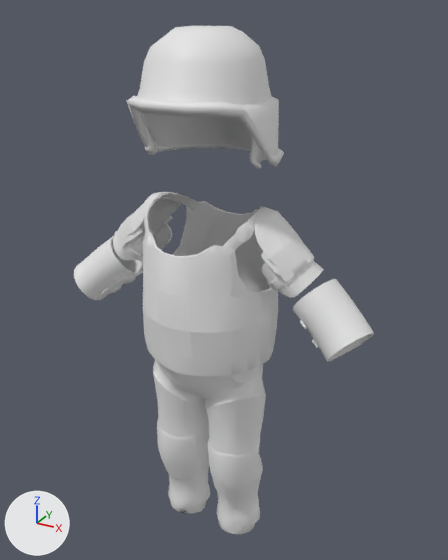
Before and after pictures for a commit that changed the FBX model models/outfits/outfit_knight.fbx.
One viewpoint serves both versions: a 50 mm camera at (0.377, -0.656, 0.765) aimed at (0.008, 0.017, 0.428). The lights are fixed; the arrows at lower left show +X, +Y and +Z. Materials are left out; every surface is plain grey. Where no turn or scale is listed for an object, it has been applied to the vertices. Vertices at the same position are counted once.

The first picture shows 'renderMesh1.001'.
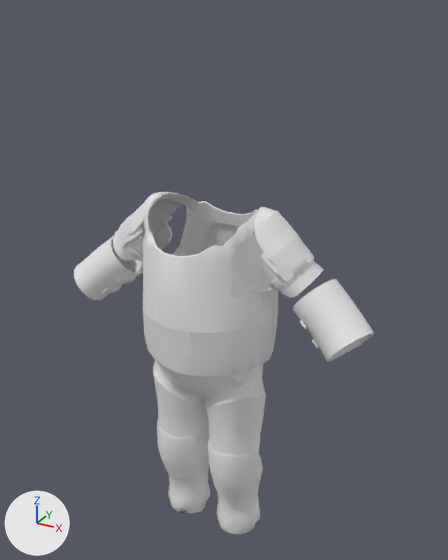
Location of each change, [x1, y1, x2, y2] in pixels of the pictures (448 x 560 px):
'renderMesh1.001', reshaped (33% shorter)
    before: [74, 26, 374, 534]
    after: [74, 192, 374, 534]
part 1 of me_rendermeshshape1_001, deleted
    before: [137, 26, 279, 154]
part 2 of me_rendermeshshape1_001, deleted
    before: [127, 96, 284, 167]
part 3 of me_rendermeshshape1_001, deleted
    before: [249, 138, 267, 169]
part 4 of me_rendermeshshape1_001, deleted
    before: [144, 124, 158, 155]

The change, as a diff of the scene's bpy script:
```diff
--- a/models/outfits/outfit_knight.fbx.py
+++ b/models/outfits/outfit_knight.fbx.py
@@ me_rendermeshshape1_001 @@
 me_rendermeshshape1_001.from_pydata(...)  # 2337 vertices, 4283 faces; spans x -0.22..0.22, y -0.103..0.085, z 0.026..0.746
 # used by ob_rendermesh1_001; location = (0.0, 0.0, 0.0)
+# me_rendermeshshape1_001 part 1: the loose piece of 90 vertices spanning x -0.083..0.083, y -0.096..0.078, z 0.601..0.746 is deleted
+# me_rendermeshshape1_001 part 2: the loose piece of 64 vertices spanning x -0.09..0.09, y -0.103..0.085, z 0.592..0.676 is deleted
+# me_rendermeshshape1_001 part 3: the loose piece of 19 vertices spanning x 0.065..0.082, y -0.036..0.001, z 0.596..0.644 is deleted
+# me_rendermeshshape1_001 part 4: the loose piece of 19 vertices spanning x -0.082..-0.065, y -0.036..0.001, z 0.597..0.644 is deleted
```
